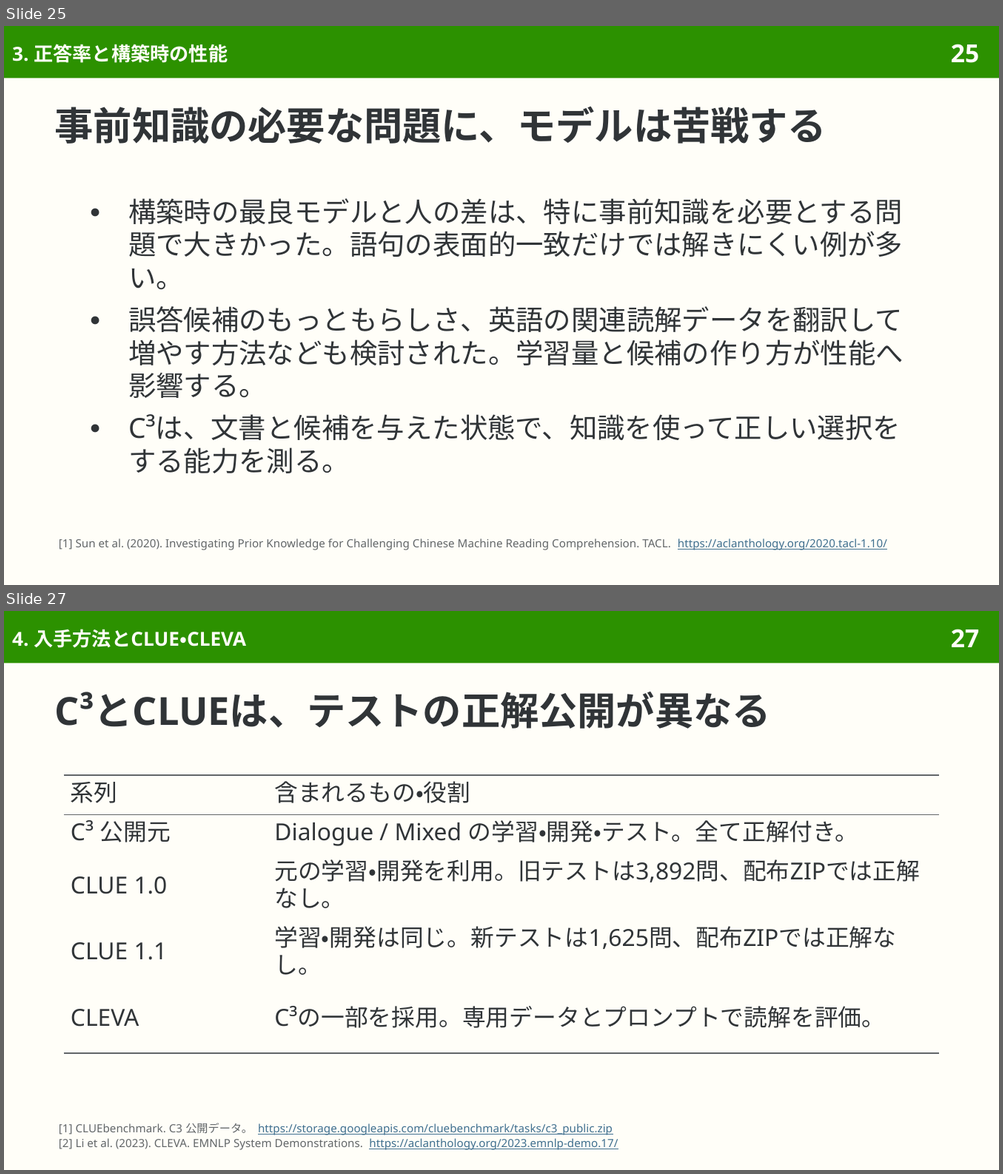
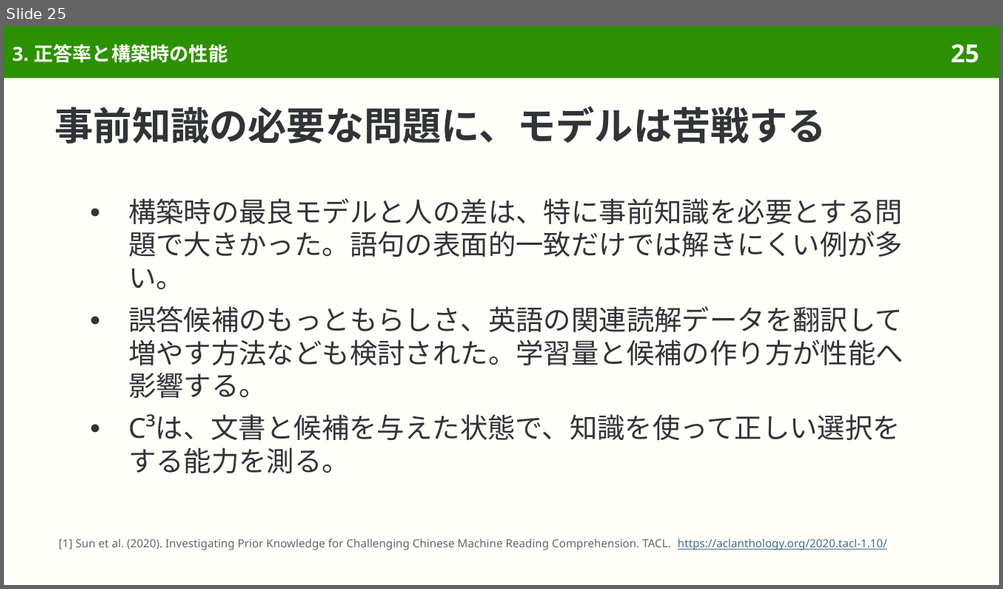
Before and after one commit to sasakiy84/datasets-in-10-minutes, a slide deck: slides/datasets-in-10-minutes-c3.pptx. Shown one above the other, each under a label of ours: slides 25 and 27 before the commit, slide 25 after it; the slides between them are not shown. The pictures are 1003x1174 and 1003x589 pixels, drawn with LibreOffice and Linux fonts; fonts in the diff are those of the drawing. Boxes give left, top, right and bottom in pixels: in the first picture for what was removed or moved away, otherwise in the second. Text is boxed around its words. In the diff, an @@ line names an element or a change of style, - is before the commit and + after.

```diff
--- a/slides/datasets-in-10-minutes-c3.pptx
+++ b/slides/datasets-in-10-minutes-c3.pptx
@@ slide 27 removed at box(4, 611, 999, 1170), background #FFFEF8; not listed: 2 template elements that a slide beside it also shows @@
@@ title removed at box(12, 629, 246, 648) @@
-4. 入手方法とCLUE・CLEVA
@@ title removed at box(55, 692, 771, 729) @@
-C³とCLUEは、テストの正解公開が異なる
@@ table removed at box(64, 775, 939, 1054), 5 rows, 2 columns @@
-系列 | 含まれるもの・役割
-C³ 公開元 | Dialogue / Mixed の学習・開発・テスト。全て正解付き。
-CLUE 1.0 | 元の学習・開発を利用。旧テストは3,892問、配布ZIPでは正解なし。
-CLUE 1.1 | 学習・開発は同じ。新テストは1,625問、配布ZIPでは正解なし。
-CLEVA | C³の一部を採用。専用データとプロンプトで読解を評価。
@@ text removed at box(59, 1123, 617, 1150) @@
-[1] CLUEbenchmark. C3 公開データ。 https://storage.googleapis.com/cluebenchmark/tasks/c3_public.zip
-[2] Li et al. (2023). CLEVA. EMNLP System Demonstrations. https://aclanthology.org/2023.emnlp-demo.17/
```
Also in this commit, not shown: 7 slides changed, 2 other slides removed, 58 other files.
